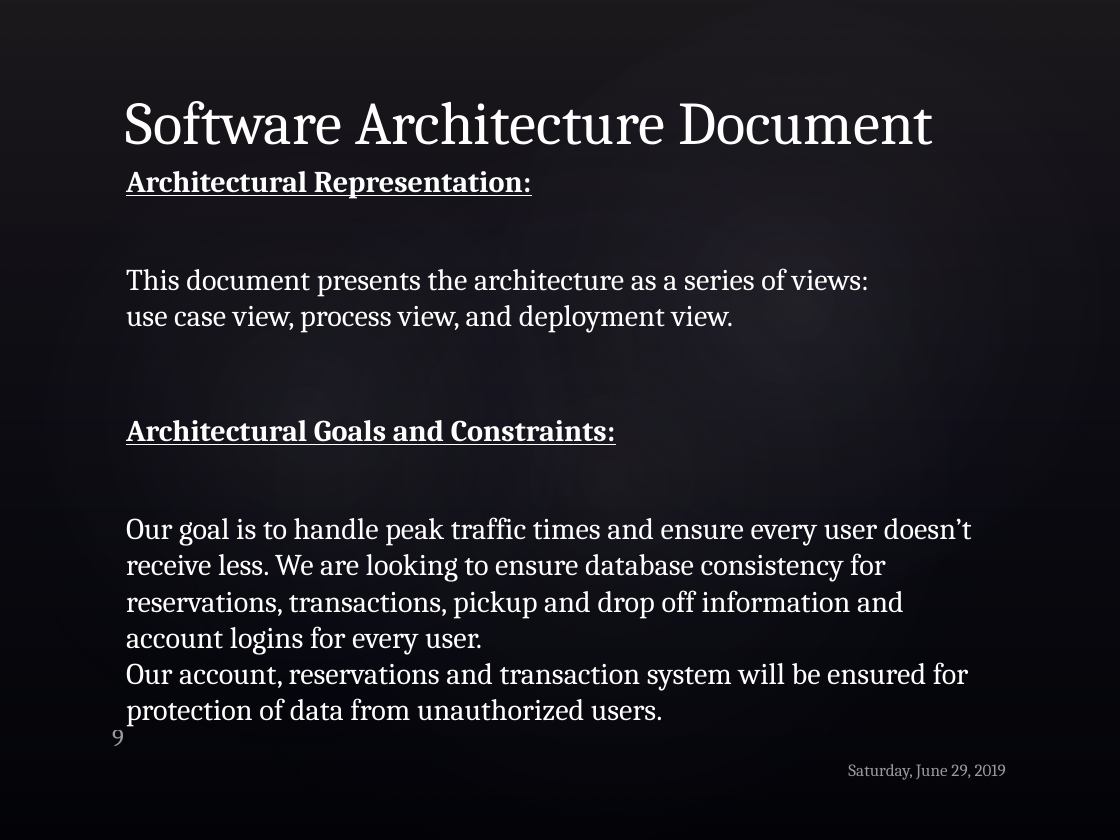
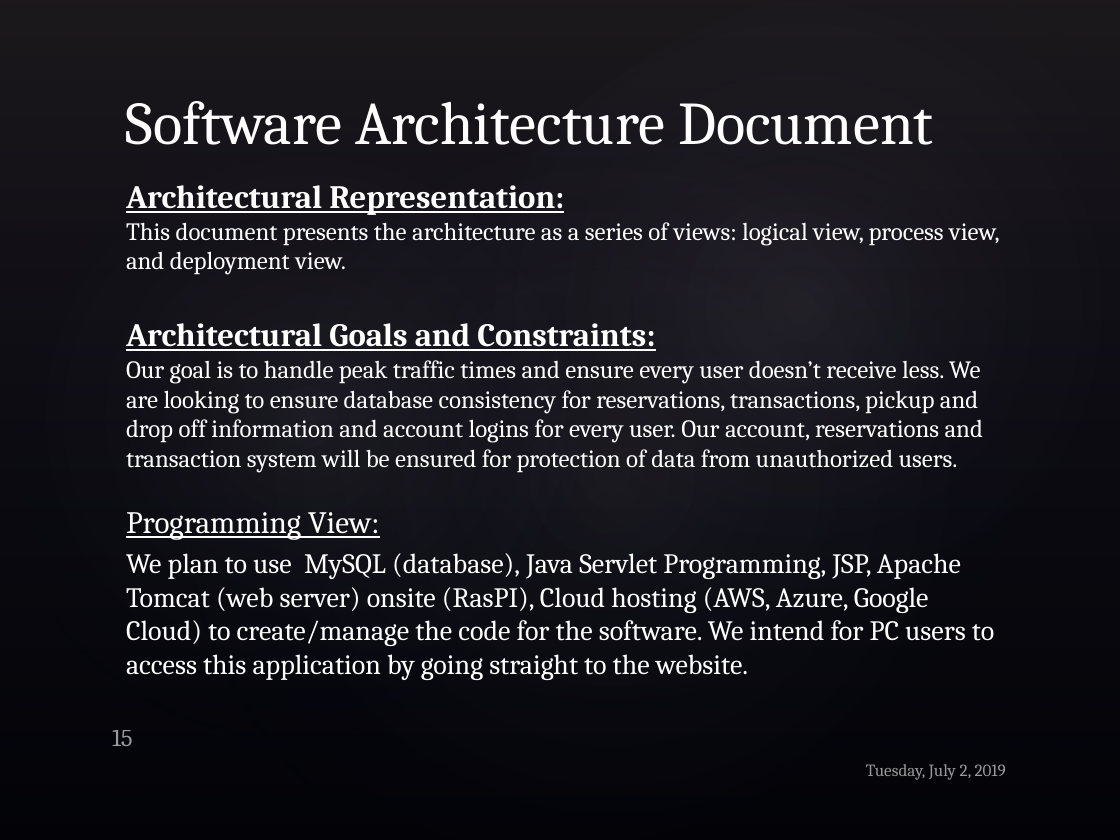
Before and after one commit to iv1660yg/MSU-ICS-370, a slide deck: slide 15 of Project_Elaboration_1.pptx (slide 9 before the commit). Drawn at 1120x840 pixels with LibreOffice and Linux fonts; fonts in the diff are those of the drawing; background and template pictures are left out. Boxes give left, top, right and bottom in pixels: in the first picture for what was removed or moved away, otherwise in the second. Text is boxed around its words. In the diff, an @@ line names an element or a change of style, - is before the commit and + after.

```diff
--- a/Project_Elaboration_1.pptx
+++ b/Project_Elaboration_1.pptx
@@ text at <box>126,185,655,351</box>: size 19.4 to 21 pt in "Architectural Representation:", "Architectural Goals and Constraints:" @@
@@ text at <box>126,222,1000,275</box>: text changed; size 19.4 to 16 pt @@
-This document presents the architecture as a series of views:
-use case view, process view, and deployment view.
+This document presents the architecture as a series of views: logical view, process view, and deployment view.
@@ text at <box>126,360,994,680</box>: text changed; size 19.4 to 16 pt @@
-Our goal is to handle peak traffic times and ensure every user doesn’t receive less. We are looking to ensure database consistency for reservations, transactions, pickup and drop off information and account logins for every user.
-Our account, reservations and transaction system will be ensured for protection of data from unauthorized users.
+Our goal is to handle peak traffic times and ensure every user doesn’t receive less. We are looking to ensure database consistency for reservations, transactions, pickup and drop off information and account logins for every user. Our account, reservations and transaction system will be ensured for protection of data from unauthorized users.
+Programming View:
+We plan to use MySQL (database), Java Servlet Programming, JSP, Apache Tomcat (web server) onsite (RasPI), Cloud hosting (AWS, Azure, Google Cloud) to create/manage the code for the software. We intend for PC users to access this application by going straight to the website.
@@ page number at <box>112,730,133,746</box>: text changed @@
-9
+15
@@ text at <box>866,764,1006,780</box>: text changed @@
-Saturday, June 29, 2019
+Tuesday, July 2, 2019
```
Also in this commit, not shown: 11 other slides changed.
